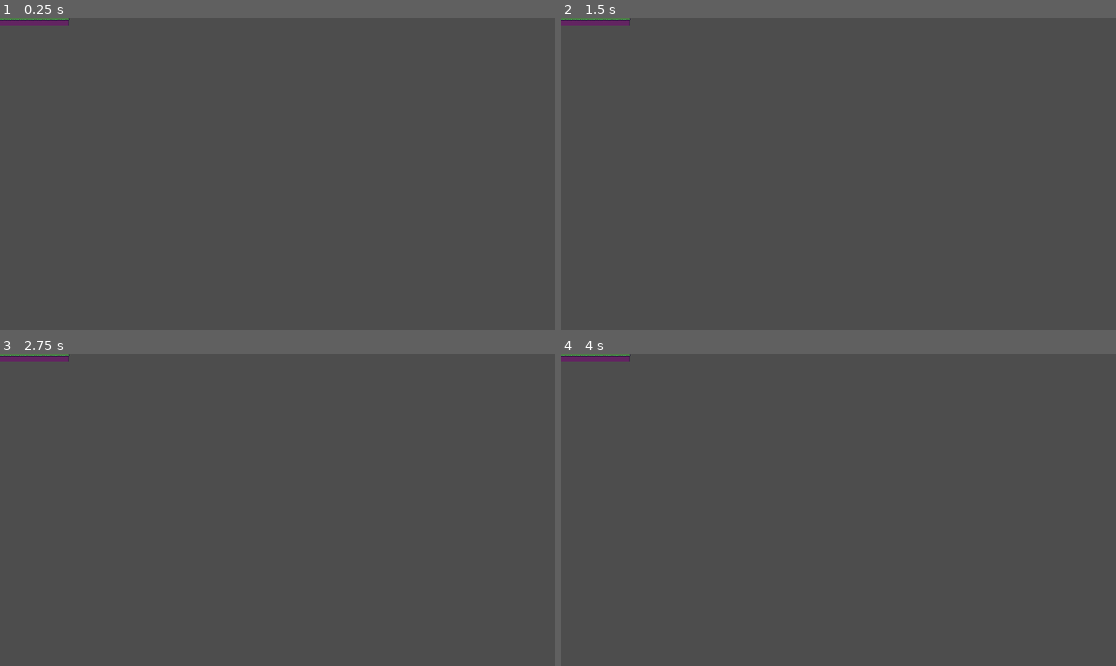
Above: before the commit, frames 1-4 (two rows, left to right).
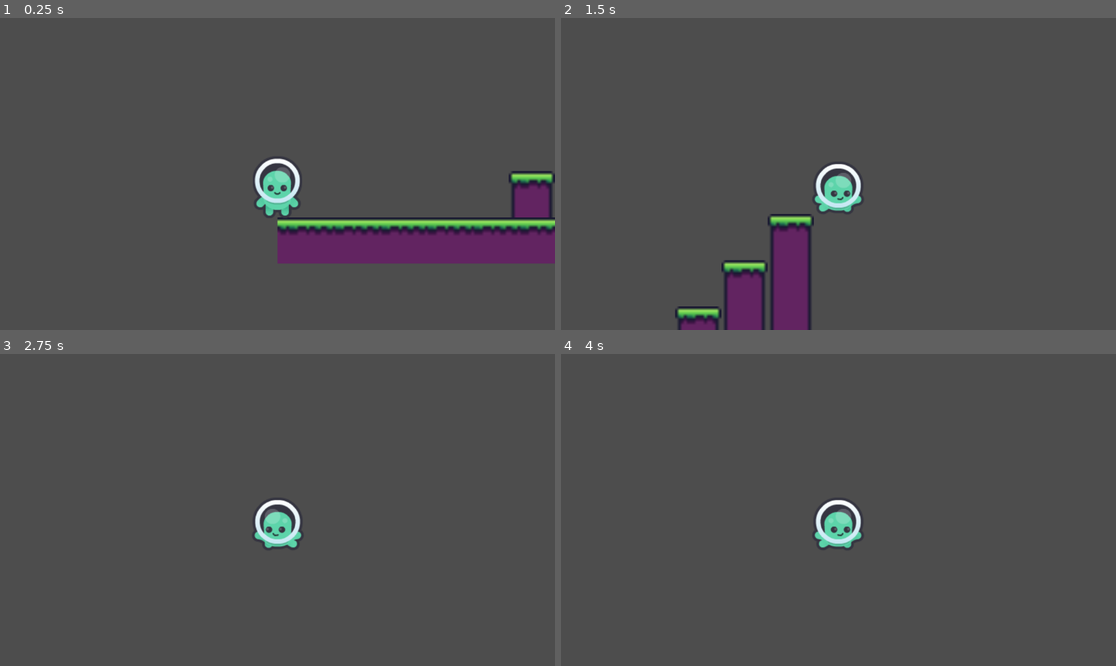
Above: after the commit, the same moments.

Repository: Amelieve/veilleux-amelie-tp2
Game: Godot game, scene res://area.tscn
Two runs of this game, one before a commit and one after it. Both use one fixed random seed, a clock stepped at 60 frames per second and the inputs below. Before the commit the project has no main scene; this scene is started directly in both runs.
Inputs:
- Up to frame 1 (0.25 s): no input
- Up to frame 2 (1.5 s): tap Enter at 0.5 s; hold D (move_right, bound only after the commit) from 0.53 s (still down); tap W (jump, bound only after the commit) at 0.6, 0.77, 1.07, 1.35 s
- Up to frame 3 (2.75 s): tap W (jump, bound only after the commit) at 1.52, 1.82, 2.1 s; release D (move_right, bound only after the commit) at 2.03 s; hold A (move_left, bound only after the commit) from 2.03 s (still down)
- Up to frame 4 (4 s): tap Space at 2.75 s; release A (move_left, bound only after the commit) at 2.78 s; hold D (move_right, bound only after the commit) from 2.78 s (still down); tap W (jump, bound only after the commit) at 2.85, 3.02, 3.32, 3.6, 3.77 s; tap Enter at 3.5 s

The runs differ from the first frame. In frame 1, 9.7% of the frame differs, in the area x 0-100%, y 0-79%; in frame 2, 6.1%; in frame 3, 1.1%; in frame 4, 1.1%.

Commit message:
animation personnage

Diff:
--- a/area.tscn
+++ b/area.tscn
@@ -1,6 +1,7 @@
-[gd_scene load_steps=4 format=3 uid="uid://cd62qni4x7abq"]
+[gd_scene load_steps=5 format=3 uid="uid://cd62qni4x7abq"]
 
 [ext_resource type="Texture2D" uid="uid://b6ovwhn1r6p0k" path="res://media/assets/tiles_1.png" id="1_bb12l"]
+[ext_resource type="PackedScene" uid="uid://dwa4kkfbtj8ht" path="res://media/player.tscn" id="2_qpjuv"]
 
 [sub_resource type="TileSetAtlasSource" id="TileSetAtlasSource_qpjuv"]
 texture = ExtResource("1_bb12l")
@@ -75,3 +76,5 @@
 tile_set = SubResource("TileSet_fy505")
 format = 2
 layer_0/tile_data = PackedInt32Array(0, 65536, 0, 1, 65536, 0, 2, 65536, 0, 3, 65536, 0, 4, 65536, 0, 5, 65536, 0, 6, 65536, 0, 7, 65536, 0, 8, 131072, 0, -65531, 196608, 0, -131066, 196608, 0, -65530, 196608, 1, -65529, 196608, 1, -131065, 196608, 1, -196601, 196608, 0)
+
+[node name="player" parent="TileMap" instance=ExtResource("2_qpjuv")]
--- a/media/player.tscn
+++ b/media/player.tscn
@@ -1,22 +1,151 @@
-[gd_scene load_steps=3 format=3 uid="uid://dwa4kkfbtj8ht"]
+[gd_scene load_steps=11 format=3 uid="uid://dwa4kkfbtj8ht"]
 
+[ext_resource type="Script" uid="uid://cofbi4f4rxr7t" path="res://media/scripts/player_controller.gd" id="1_0rn20"]
 [ext_resource type="Texture2D" uid="uid://6gp5y3dkaocm" path="res://media/assets/spritesheet-characters-default.png" id="1_iohoi"]
+[ext_resource type="Script" uid="uid://cifg15vyjqnpw" path="res://media/scripts/player_aniamator.gd" id="2_7q2k6"]
+
+[sub_resource type="Animation" id="Animation_0rn20"]
+resource_name = "idle"
+length = 2.0
+step = 0.25
+tracks/0/type = "value"
+tracks/0/imported = false
+tracks/0/enabled = true
+tracks/0/path = NodePath("playeranimateur/Sprite2D:region_rect")
+tracks/0/interp = 0
+tracks/0/loop_wrap = true
+tracks/0/keys = {
+"times": PackedFloat32Array(0),
+"transitions": PackedFloat32Array(1),
+"update": 0,
+"values": [Rect2(537.999, 30.6663, 76.6667, 104.667)]
+}
+tracks/1/type = "value"
+tracks/1/imported = false
+tracks/1/enabled = true
+tracks/1/path = NodePath("playeranimateur/Sprite2D:scale")
+tracks/1/interp = 1
+tracks/1/loop_wrap = true
+tracks/1/keys = {
+"times": PackedFloat32Array(0, 1, 2),
+"transitions": PackedFloat32Array(1, 1, 1),
+"update": 0,
+"values": [Vector2(0.223684, 0.223684), Vector2(0.223684, 0.217611), Vector2(0.223684, 0.223684)]
+}
+
+[sub_resource type="Animation" id="Animation_7q2k6"]
+length = 0.001
+tracks/0/type = "value"
+tracks/0/imported = false
+tracks/0/enabled = true
+tracks/0/path = NodePath("playeranimateur/Sprite2D:region_rect")
+tracks/0/interp = 1
+tracks/0/loop_wrap = true
+tracks/0/keys = {
+"times": PackedFloat32Array(0),
+"transitions": PackedFloat32Array(1),
+"update": 0,
+"values": [Rect2(537.999, 30.6663, 76.6667, 104.667)]
+}
+tracks/1/type = "value"
+tracks/1/imported = false
+tracks/1/enabled = true
+tracks/1/path = NodePath("playeranimateur/Sprite2D:scale")
+tracks/1/interp = 1
+tracks/1/loop_wrap = true
+tracks/1/keys = {
+"times": PackedFloat32Array(0),
+"transitions": PackedFloat32Array(1),
+"update": 0,
+"values": [Vector2(0.223684, 0.223684)]
+}
+
+[sub_resource type="Animation" id="Animation_sifpp"]
+resource_name = "move"
+step = 0.25
+tracks/0/type = "value"
+tracks/0/imported = false
+tracks/0/enabled = true
+tracks/0/path = NodePath("playeranimateur/Sprite2D:region_rect")
+tracks/0/interp = 0
+tracks/0/loop_wrap = true
+tracks/0/keys = {
+"times": PackedFloat32Array(0, 0.25, 0.5, 0.75, 1),
+"transitions": PackedFloat32Array(1, 1, 1, 1, 1),
+"update": 0,
+"values": [Rect2(537.999, 30.6663, 76.6667, 104.667), Rect2(399.7, 544, 93.5, 100.1), Rect2(403.1, 409.15, 91.3, 111.1), Rect2(399.7, 544, 93.5, 100.1), Rect2(403.1, 409.15, 91.3, 111.1)]
+}
+
+[sub_resource type="Animation" id="Animation_74l6v"]
+resource_name = "jump"
+step = 0.25
+tracks/0/type = "value"
+tracks/0/imported = false
+tracks/0/enabled = true
+tracks/0/path = NodePath("playeranimateur/Sprite2D:region_rect")
+tracks/0/interp = 1
+tracks/0/loop_wrap = true
+tracks/0/keys = {
+"times": PackedFloat32Array(0),
+"transitions": PackedFloat32Array(1),
+"update": 0,
+"values": [Rect2(402, 666.55, 89.1, 107.8)]
+}
+
+[sub_resource type="Animation" id="Animation_5cmdj"]
+resource_name = "fall"
+step = 0.25
+tracks/0/type = "value"
+tracks/0/imported = false
+tracks/0/enabled = true
+tracks/0/path = NodePath("playeranimateur/Sprite2D:region_rect")
+tracks/0/interp = 1
+tracks/0/loop_wrap = true
+tracks/0/keys = {
+"times": PackedFloat32Array(0),
+"transitions": PackedFloat32Array(1),
+"update": 0,
+"values": [Rect2(529.6, 169.35, 93.5, 91.3)]
+}
+
+[sub_resource type="AnimationLibrary" id="AnimationLibrary_sifpp"]
+_data = {
+&"RESET": SubResource("Animation_7q2k6"),
+&"fall": SubResource("Animation_5cmdj"),
+&"idle": SubResource("Animation_0rn20"),
+&"jump": SubResource("Animation_74l6v"),
+&"move": SubResource("Animation_sifpp")
+}
 
 [sub_resource type="CapsuleShape2D" id="CapsuleShape2D_0rn20"]
 radius = 7.0
 height = 22.0
 
 [node name="player" type="CharacterBody2D"]
+script = ExtResource("1_0rn20")
+speed = 5.0
+jump_power = 8.0
 
 [node name="Camera2D" type="Camera2D" parent="."]
+offset = Vector2(0, -15)
+zoom = Vector2(6, 6)
 
-[node name="animation" type="Node2D" parent="."]
+[node name="playeranimateur" type="Node2D" parent="." node_paths=PackedStringArray("player_controller", "animation_player", "sprite")]
+script = ExtResource("2_7q2k6")
+player_controller = NodePath("..")
+animation_player = NodePath("AnimationPlayer")
+sprite = NodePath("Sprite2D")
 
-[node name="AnimationPlayer" type="AnimationPlayer" parent="animation"]
+[node name="AnimationPlayer" type="AnimationPlayer" parent="playeranimateur"]
 root_node = NodePath("../..")
+libraries = {
+&"": SubResource("AnimationLibrary_sifpp")
+}
+autoplay = "idle"
+speed_scale = 1.5
 
-[node name="Sprite2D" type="Sprite2D" parent="animation"]
-position = Vector2(0, -10)
+[node name="Sprite2D" type="Sprite2D" parent="playeranimateur"]
+position = Vector2(0, -9.68422)
 scale = Vector2(0.223684, 0.223684)
 texture = ExtResource("1_iohoi")
 region_enabled = true
--- /dev/null
+++ b/media/scripts/player_aniamator.gd
@@ -0,0 +1,21 @@
+extends Node2D
+
+@export var player_controller : PlayerController
+@export var animation_player : AnimationPlayer
+@export var sprite : Sprite2D
+
+func _process(delta):
+	if player_controller.direction == 1:
+		sprite.flip_h = false
+	elif player_controller.direction == -1:
+			sprite.flip_h = true
+
+	if abs(player_controller.velocity.x) > 0.0:
+		animation_player.play("move")
+	else:
+		animation_player.play("idle")
+
+	if player_controller.velocity.y < 0.0:
+		animation_player.play("jump")
+	elif player_controller.velocity.y > 0.0:
+		animation_player.play("fall")
--- /dev/null
+++ b/media/scripts/player_controller.gd
@@ -0,0 +1,32 @@
+extends CharacterBody2D
+class_name PlayerController
+
+@export var speed = 10.0
+@export var jump_power= 10.0
+
+var speed_multiplier= 30.0
+var jump_multiplier = -30.0
+var direction = 0
+
+#const SPEED = 30.0
+#const JUMP_VELOCITY = -40.0
+
+
+func _physics_process(delta: float) -> void:
+	# Add the gravity.
+	if not is_on_floor():
+		velocity += get_gravity() * delta
+
+	# Handle jump.
+	if Input.is_action_just_pressed("jump") and is_on_floor():
+		velocity.y = jump_power * jump_multiplier
+
+	# Get the input direction and handle the movement/deceleration.
+	# As good practice, you should replace UI actions with custom gameplay actions.
+	direction = Input.get_axis("move_left", "move_right")
+	if direction:
+		velocity.x = direction * speed * speed_multiplier
+	else:
+		velocity.x = move_toward(velocity.x, 0, speed * speed_multiplier)
+
+	move_and_slide()
--- a/project.godot
+++ b/project.godot
@@ -11,8 +11,27 @@
 [application]
 
 config/name="tp_02"
+run/main_scene="uid://cd62qni4x7abq"
 config/features=PackedStringArray("4.4", "GL Compatibility")
 config/icon="res://icon.svg"
+
+[input]
+
+jump={
+"deadzone": 0.2,
+"events": [Object(InputEventKey,"resource_local_to_scene":false,"resource_name":"","device":-1,"window_id":0,"alt_pressed":false,"shift_pressed":false,"ctrl_pressed":false,"meta_pressed":false,"pressed":false,"keycode":0,"physical_keycode":87,"key_label":0,"unicode":119,"location":0,"echo":false,"script":null)
+]
+}
+move_left={
+"deadzone": 0.2,
+"events": [Object(InputEventKey,"resource_local_to_scene":false,"resource_name":"","device":-1,"window_id":0,"alt_pressed":false,"shift_pressed":false,"ctrl_pressed":false,"meta_pressed":false,"pressed":false,"keycode":0,"physical_keycode":65,"key_label":0,"unicode":97,"location":0,"echo":false,"script":null)
+]
+}
+move_right={
+"deadzone": 0.2,
+"events": [Object(InputEventKey,"resource_local_to_scene":false,"resource_name":"","device":-1,"window_id":0,"alt_pressed":false,"shift_pressed":false,"ctrl_pressed":false,"meta_pressed":false,"pressed":false,"keycode":0,"physical_keycode":68,"key_label":0,"unicode":100,"location":0,"echo":false,"script":null)
+]
+}
 
 [rendering]
 
Not shown, added: media/scripts/player_aniamator.gd.uid
Not shown, added: media/scripts/player_controller.gd.uid
